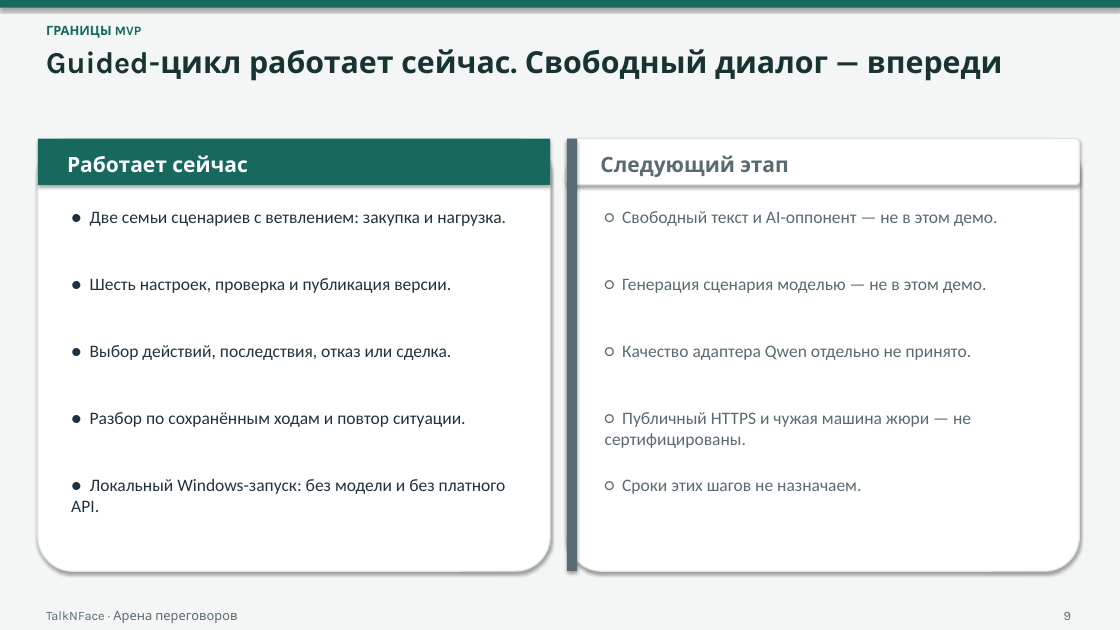
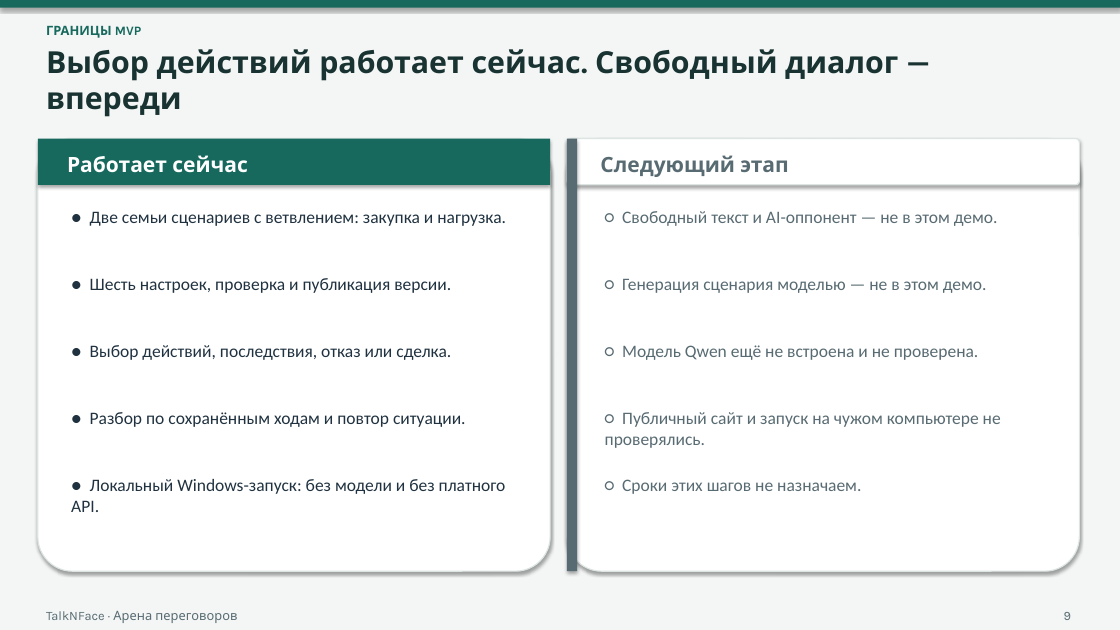
Before and after one commit to AiratBastanov/TalkNFace, a slide deck: slide 9 of docs/submission/TALKNFACE_PRODUCT_PITCH_RU.pptx. Drawn at 1120x630 pixels with LibreOffice and Linux fonts; fonts in the diff are those of the drawing. Boxes give left, top, right and bottom in pixels: in the first picture for what was removed or moved away, otherwise in the second. Text is boxed around its words. In the diff, an @@ line names an element or a change of style, - is before the commit and + after.

```diff
--- a/docs/submission/TALKNFACE_PRODUCT_PITCH_RU.pptx
+++ b/docs/submission/TALKNFACE_PRODUCT_PITCH_RU.pptx
@@ text at box(46, 49, 898, 117): text changed @@
-Guided-цикл работает сейчас. Свободный диалог — впереди
+Выбор действий работает сейчас. Свободный диалог — впереди
@@ text at box(622, 345, 979, 360): text changed @@
-○ Качество адаптера Qwen отдельно не принято.
+○ Модель Qwen ещё не встроена и не проверена.
@@ text at box(605, 412, 1001, 448): text changed @@
-○ Публичный HTTPS и чужая машина жюри — не сертифицированы.
+○ Публичный сайт и запуск на чужом компьютере не проверялись.
```
Also in this commit, not shown: 8 other slides changed, 9 other files.
